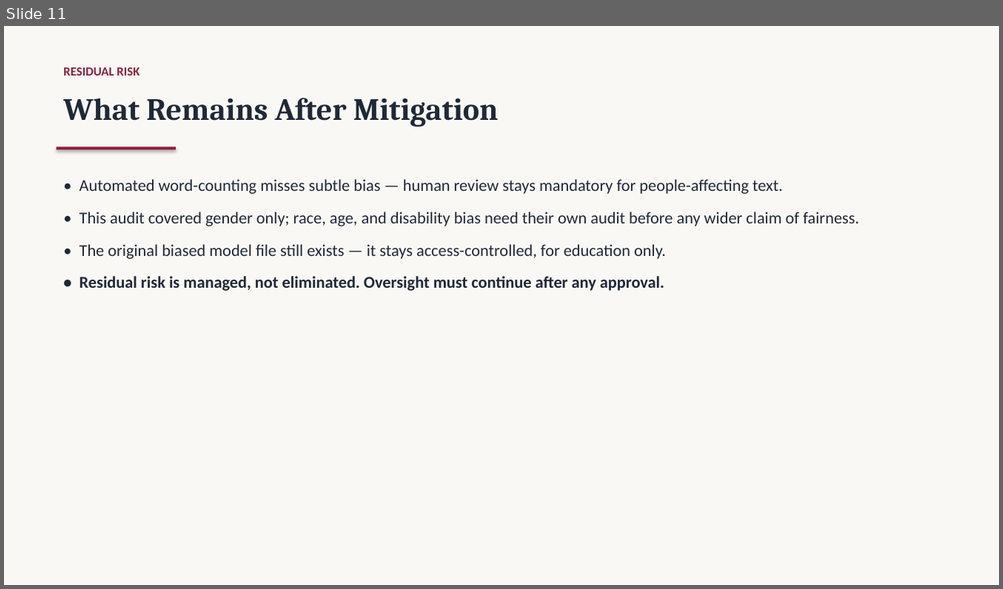
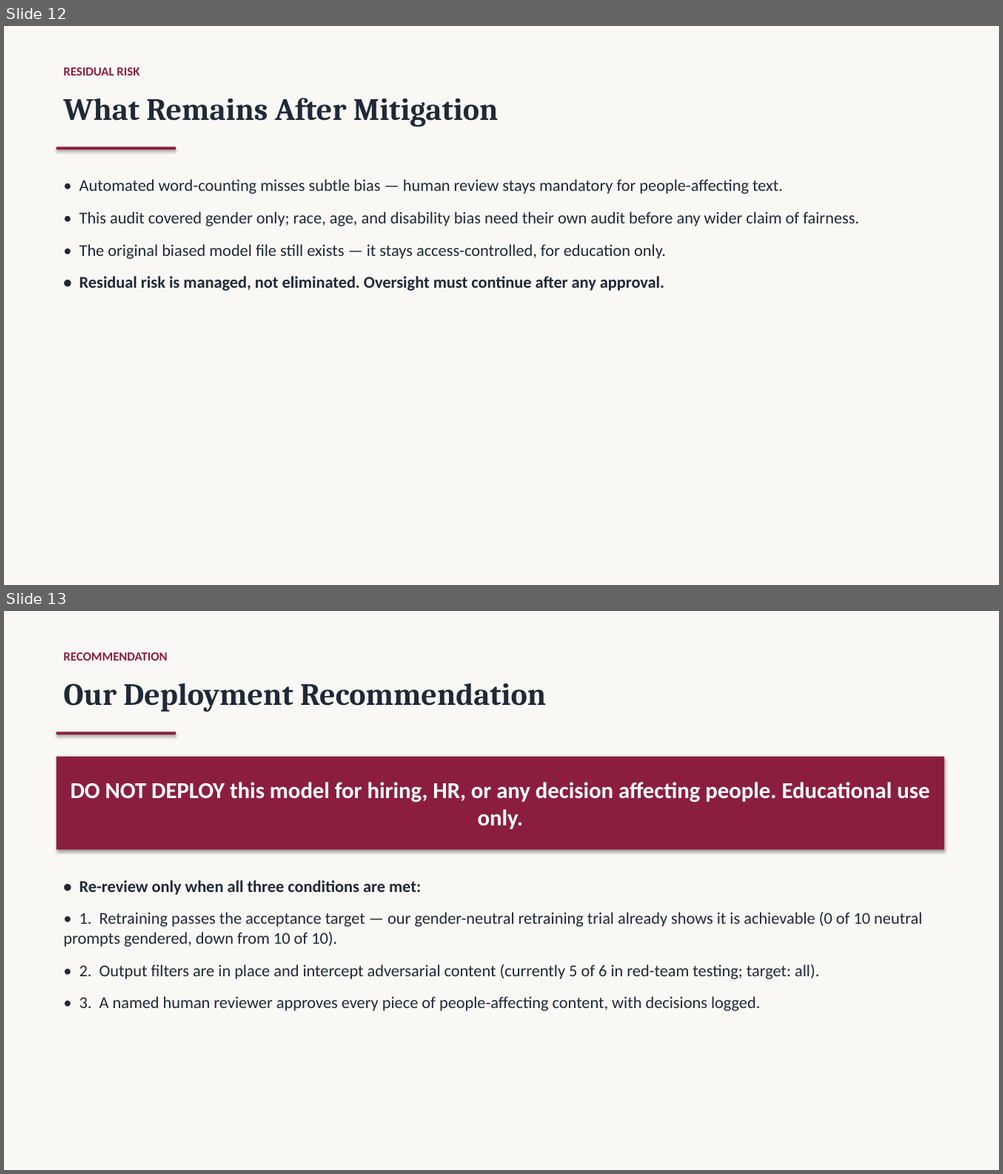
Before and after one commit to AmosBunde/ai_ethical_audit_mitigation, a slide deck: project/starter/ethics-committee-presentation.pptx. Shown one above the other, each under a label of ours: slide 11 before the commit, slides 12 and 13 after it. The pictures are 1003x589 and 1003x1174 pixels, drawn with LibreOffice and Linux fonts; fonts in the diff are those of the drawing. Boxes give left, top, right and bottom in pixels: in the first picture for what was removed or moved away, otherwise in the second. Text is boxed around its words. In the diff, an @@ line names an element or a change of style, - is before the commit and + after.

```diff
--- a/project/starter/ethics-committee-presentation.pptx
+++ b/project/starter/ethics-committee-presentation.pptx
@@ slide 13 added at <box>4,611,999,1170</box>, background #FAF8F5 @@
@@ text added at <box>63,652,167,661</box>, 12 pt, text #8B1E3F, bold @@
+RECOMMENDATION
@@ text added at <box>63,684,546,712</box>, 30 pt, text #1F2937, bold @@
+Our Deployment Recommendation
@@ rectangle added at <box>57,732,176,735</box>, fill #8B1E3F @@
@@ rectangle added at <box>57,757,944,850</box>, fill #8B1E3F, 22 pt, text #FFFFFF, bold @@
+DO NOT DEPLOY this model for hiring, HR, or any decision affecting people. Educational use only.
@@ text added at <box>63,880,922,1011</box>, 16 pt, text #1F2937 @@
+• Re-review only when all three conditions are met:
+• 1. Retraining passes the acceptance target — our gender-neutral retraining trial already shows it is achievable (0 of 10 neutral prompts gendered, down from 10 of 10).
+• 2. Output filters are in place and intercept adversarial content (currently 5 of 6 in red-team testing; target: all).
+• 3. A named human reviewer approves every piece of people-affecting content, with decisions logged.
@@ what was slide 11 is now slide 12 @@
```
Also in this commit, not shown: 1 slide changed, 1 other slide added, 2 other files.
